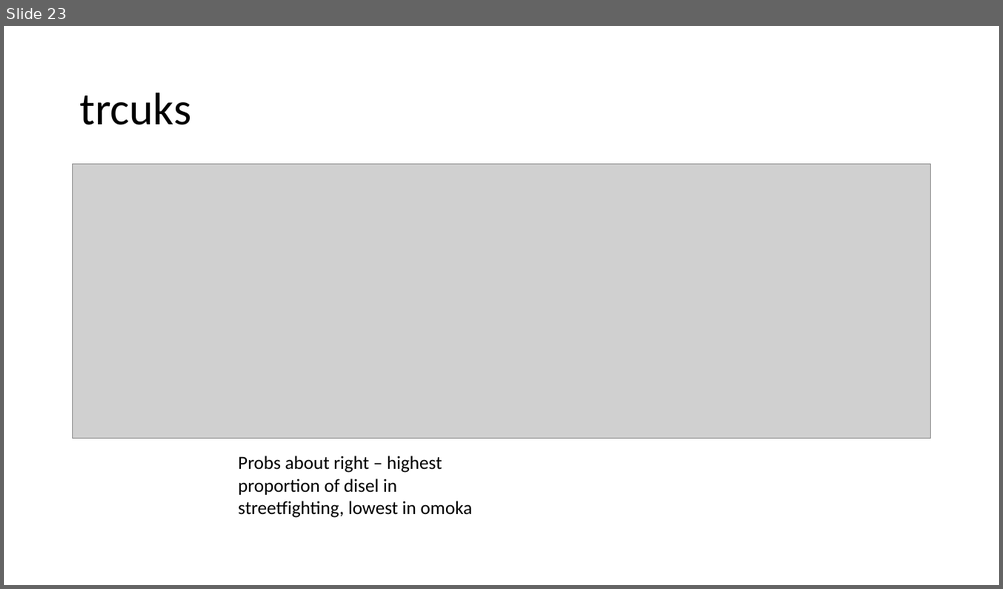
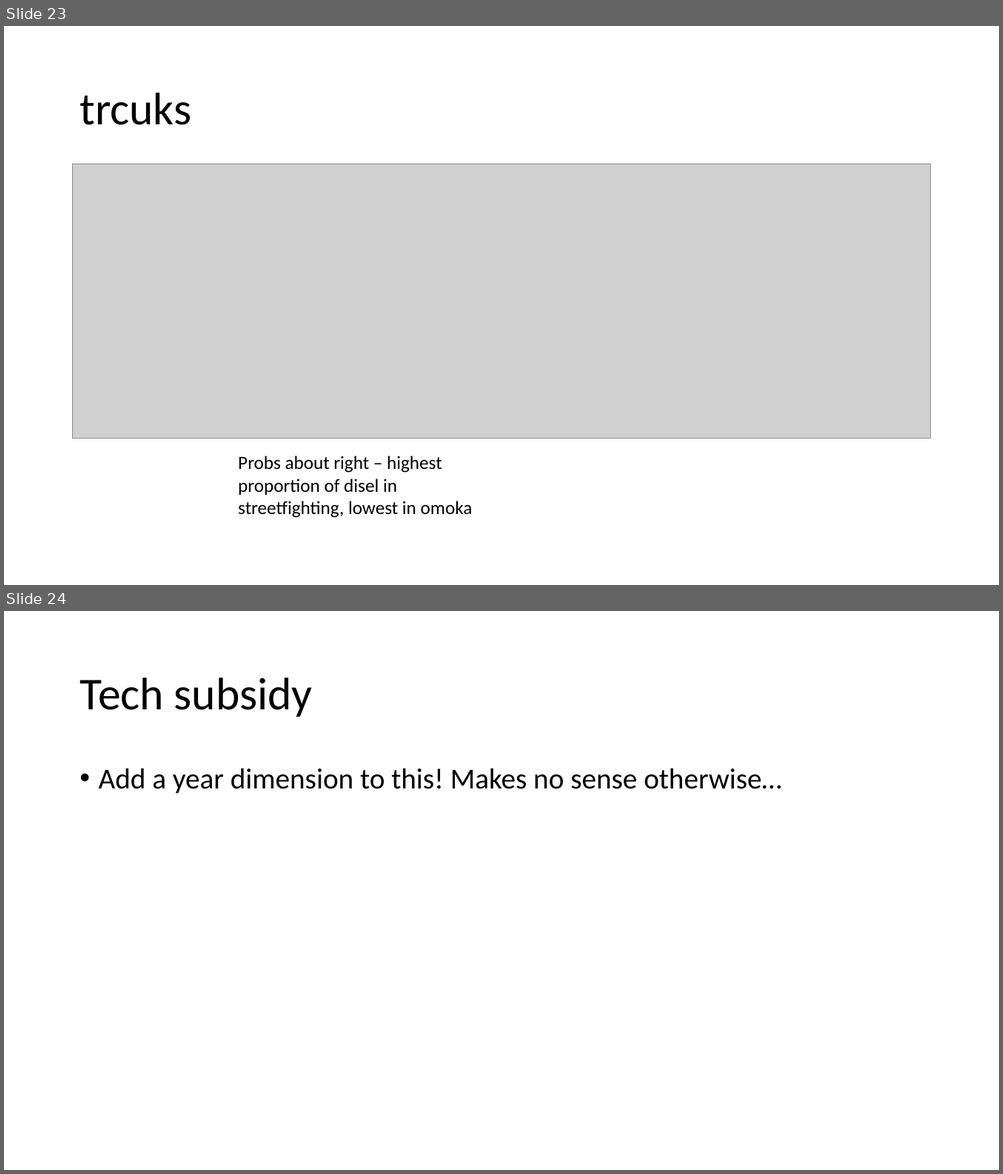
Before and after one commit to jamesjhdixon/TEAM-Kenya, a slide deck: TEAM-Kenya_diary.pptx. Shown one above the other, each under a label of ours: slide 23 before the commit, slides 23 and 24 after it. The pictures are 1003x589 and 1003x1174 pixels, drawn with LibreOffice and Linux fonts; fonts in the diff are those of the drawing; grey boxes stand for pictures. Boxes give left, top, right and bottom in pixels: in the first picture for what was removed or moved away, otherwise in the second. Text is boxed around its words. In the diff, an @@ line names an element or a change of style, - is before the commit and + after.

```diff
--- a/TEAM-Kenya_diary.pptx
+++ b/TEAM-Kenya_diary.pptx
@@ slide 24 added at <box>4,611,999,1170</box>, background #FFFFFF @@
@@ title added at <box>79,678,313,717</box>, 44 pt, text #000000 @@
+Tech subsidy
@@ text added at <box>99,768,781,794</box>, 28 pt, text #000000 @@
+• Add a year dimension to this! Makes no sense otherwise…
```
Also in this commit, not shown: 2 other slides added, 17 other files.
